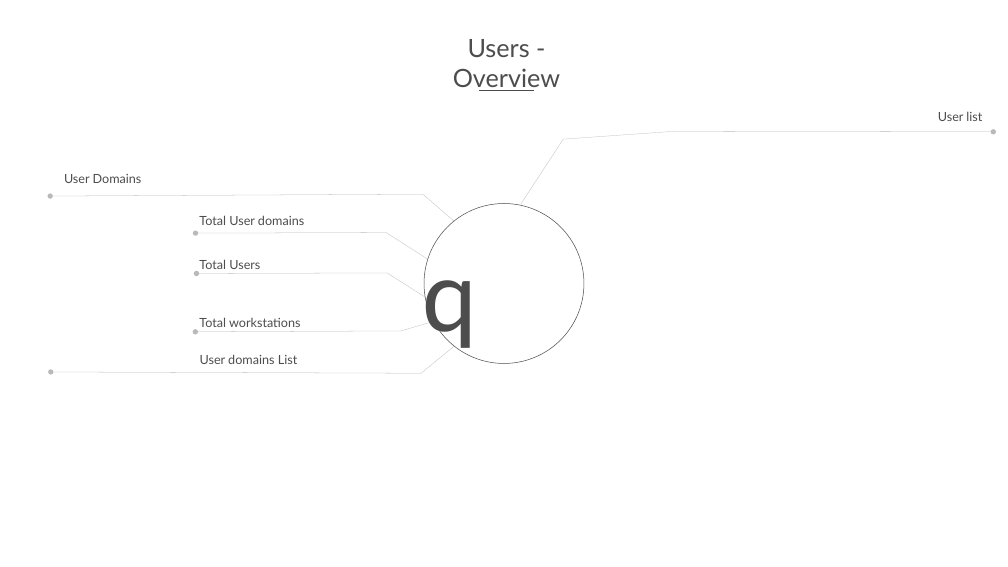
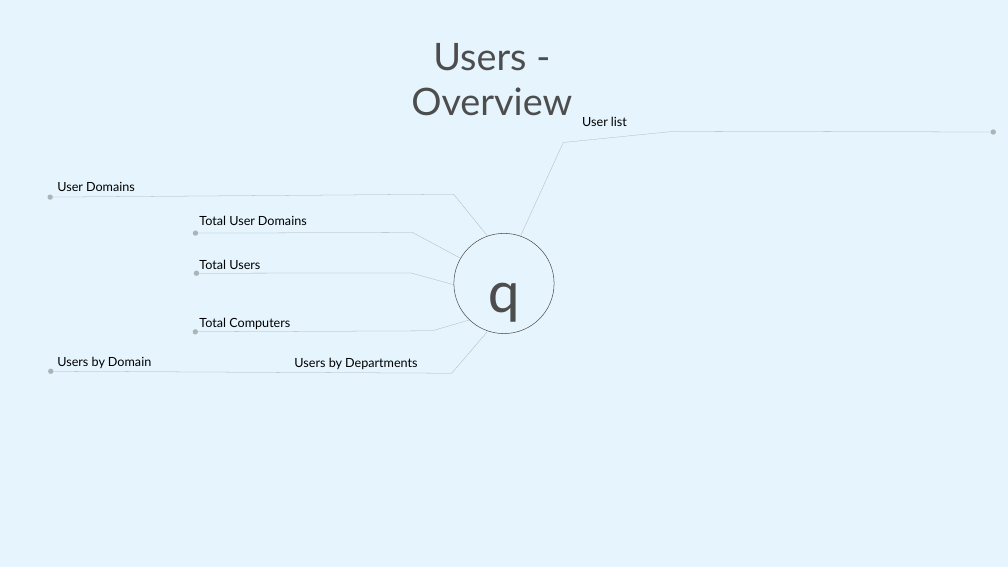
Before and after one commit to printix/Power-BI, a slide deck: slide 9 of PowerPoint/PrintixPowerBIDesign.pptx. Drawn at 1008x567 pixels with LibreOffice and Linux fonts; fonts in the diff are those of the drawing; background and template pictures are left out. Boxes give left, top, right and bottom in pixels: in the first picture for what was removed or moved away, otherwise in the second. Text is boxed around its words. In the diff, an @@ line names an element or a change of style, - is before the commit and + after.

```diff
--- a/PowerPoint/PrintixPowerBIDesign.pptx
+++ b/PowerPoint/PrintixPowerBIDesign.pptx
@@ background #FFFFFF to #E5F4FD @@
@@ text "Users - Overview" at [411,43,572,116]: size 48 to 72 pt @@
@@ line removed from (534, 90) to (479, 90) @@
@@ text colour #4D4D4D to #000000 in 3 elements at [199,259,260,269], [57,182,135,191], [582,116,627,126] @@
@@ text "User list": place and size @@
-text "User list" at [938,111,982,121]
+text "User list" at [582,116,627,126]
@@ freeform shape: place and size @@
-freeform shape at [521,131,993,204]
+freeform shape at [521,131,993,236]
@@ text "User Domains": place and size @@
-text "User Domains" at [64,174,142,183]
+text "User Domains" at [57,182,135,191]
@@ freeform shape: place and size @@
-freeform shape at [50,194,454,221]
+freeform shape at [50,194,487,236]
@@ freeform shape: place and size @@
-freeform shape at [195,233,428,259]
+freeform shape at [195,233,461,258]
@@ text at [199,215,307,225]: text changed; text colour #4D4D4D to #000000 @@
-Total User domains
+Total User Domains
@@ freeform shape: place and size @@
-freeform shape at [424,203,584,363]
+freeform shape at [454,233,554,333]
@@ freeform shape at [454,233,554,333]: fill #FFFFFF to #E5F4FD @@
@@ text "q": place and size @@
-text "q" at [423,244,478,355]
+text "q" at [488,282,520,322]
@@ text "q" at [488,282,520,322]: size 199 to 115 pt; alignment left to centre @@
@@ freeform shape: place and size @@
-freeform shape at [197,273,425,297]
+freeform shape at [197,273,454,285]
@@ freeform shape: place and size @@
-freeform shape at [195,322,433,332]
+freeform shape at [195,320,470,332]
@@ text at [199,317,290,330]: text changed; text colour #4D4D4D to #000000 @@
-Total workstations
+Total Computers
@@ freeform shape: place and size @@
-freeform shape at [51,346,454,373]
+freeform shape at [51,332,487,374]
@@ text added at [57,356,151,368], 24 pt, text #000000 @@
+Users by Domain
@@ text removed at [200,354,297,364] @@
-User domains List
@@ text added at [294,357,418,369], 24 pt, text #000000 @@
+Users by Departments
```
Also in this commit, not shown: 14 other slides changed, 2 slides added, 2 slides removed, 17 other files.
